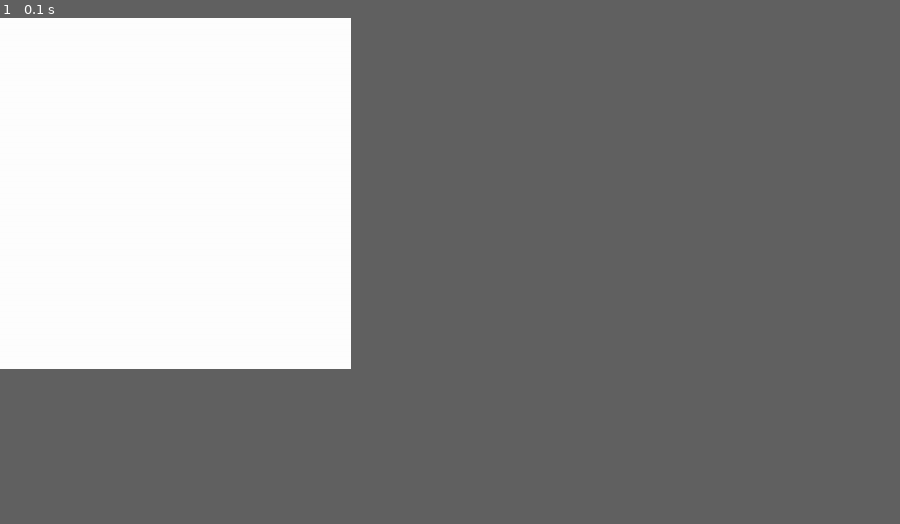
Above: before the commit, frame 1.
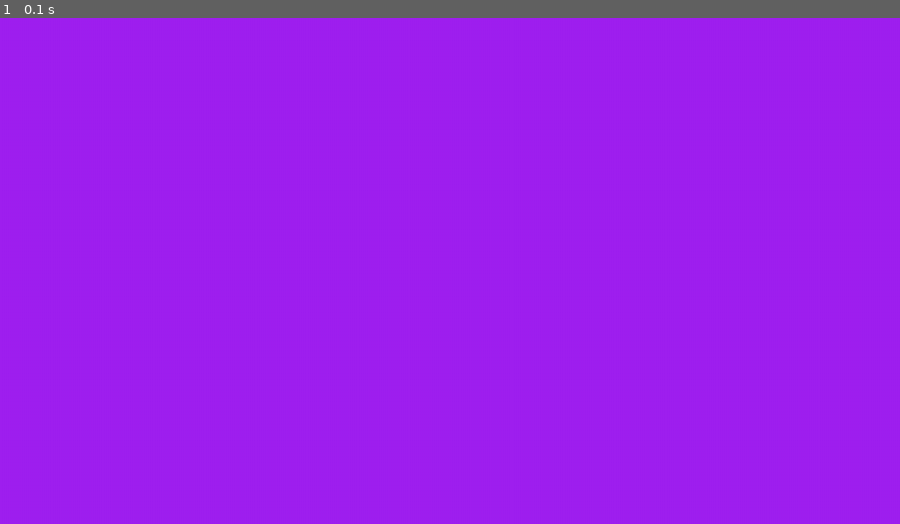
Above: after the commit, the same moment.

Repository: AKSHAY-JADHAV-0/game
Game: pygame game, started from pygame/main.py
Two runs of this game, one before a commit and one after it. Both use one fixed random seed, a clock stepped at 60 frames per second and the inputs below.
Inputs:
- Up to frame 1 (0.1 s): no input
In our replay, the window is 351x351 before the commit and 900x506 after it. These sizes can differ from the game's own. Grey fills any space a smaller window leaves; there, only what the larger window draws over its background counts as a difference.

The runs differ from the first frame. In frame 1, 27% of the frame differs, in the area x 0-39%, y 0-70%.

Commit message:
new pract file added

Diff:
--- /dev/null
+++ b/pygame/basic.py
@@ -0,0 +1,43 @@
+# Example file showing a circle moving on screen
+import pygame
+
+# pygame setup
+pygame.init()
+screen = pygame.display.set_mode((1280, 720))
+clock = pygame.time.Clock()
+running = True
+dt = 0
+
+player_pos = pygame.Vector2(screen.get_width() / 2, screen.get_height() / 2)
+
+while running:
+    # poll for events
+    # pygame.QUIT event means the user clicked X to close your window
+    for event in pygame.event.get():
+        if event.type == pygame.QUIT:
+            running = False
+
+    # fill the screen with a color to wipe away anything from last frame
+    screen.fill("purple")
+
+    pygame.draw.circle(screen, "red", player_pos, 40)
+
+    keys = pygame.key.get_pressed()
+    if keys[pygame.K_w]:
+        player_pos.y -= 300 * dt
+    if keys[pygame.K_s]:
+        player_pos.y += 300 * dt
+    if keys[pygame.K_a]:
+        player_pos.x -= 300 * dt
+    if keys[pygame.K_d]:
+        player_pos.x += 300 * dt
+
+    # flip() the display to put your work on screen
+    pygame.display.flip()
+
+    # limits FPS to 60
+    # dt is delta time in seconds since last frame, used for framerate-
+    # independent physics.
+    dt = clock.tick(60) / 1000
+
+pygame.quit()
--- a/pygame/main.py
+++ b/pygame/main.py
@@ -1,18 +1,27 @@
+# Example file showing a basic pygame "game loop"
 import pygame
+
+# pygame setup
 pygame.init()
+screen = pygame.display.set_mode((1280, 720))
+clock = pygame.time.Clock()
+running = True
 
-# Set up display
-screen = pygame.display.set_mode((500, 500))
-pygame.display.set_caption("Pygame Window")
-
-# Main loop
-running = True
 while running:
+    # poll for events
+    # pygame.QUIT event means the user clicked X to close your window
     for event in pygame.event.get():
         if event.type == pygame.QUIT:
             running = False
 
-    screen.fill((255, 255, 255))  # White background
+    # fill the screen with a color to wipe away anything from last frame
+    screen.fill("purple")
+
+    # RENDER YOUR GAME HERE
+
+    # flip() the display to put your work on screen
     pygame.display.flip()
 
+    clock.tick(60)  # limits FPS to 60
+
 pygame.quit()
